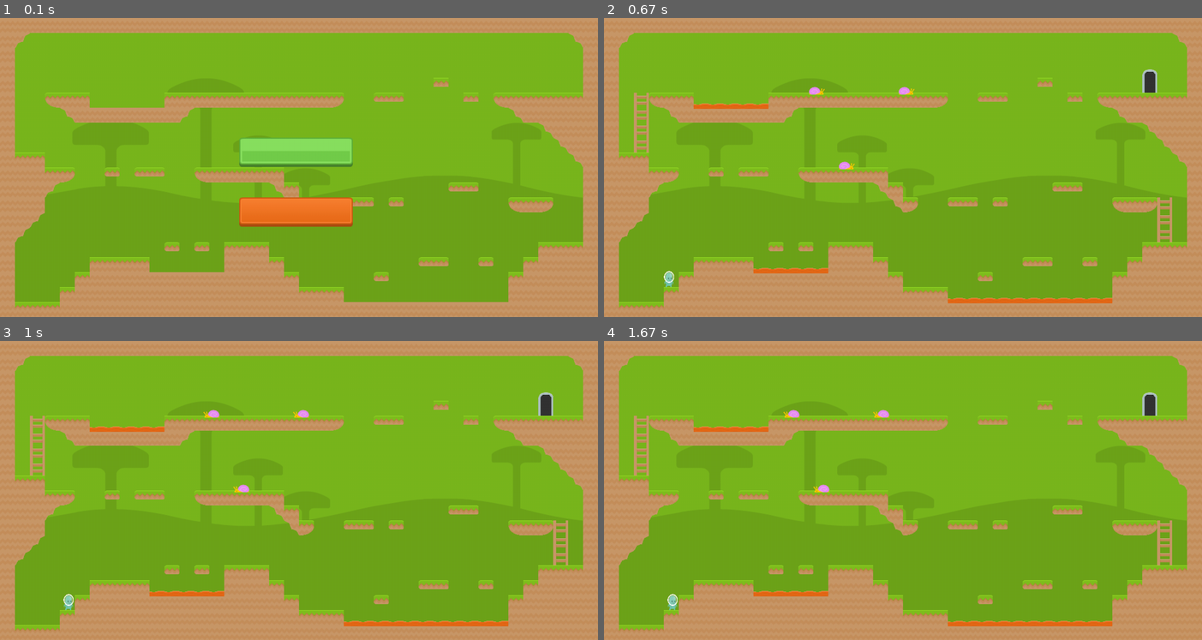
Above: before the commit, frames 1-4 (two rows, left to right).
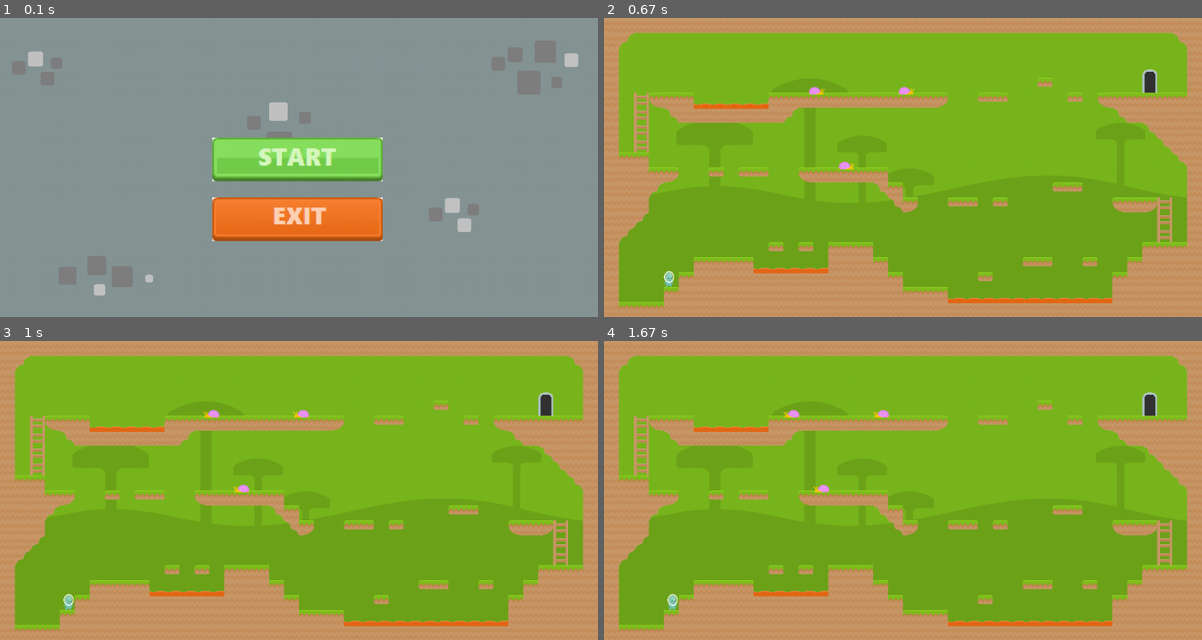
Above: after the commit, the same moments.

Repository: Dimitry0/My_pygame_project
Game: pygame game, started from game.py
Two runs of this game, one before a commit and one after it. Both use one fixed random seed, a clock stepped at 60 frames per second and the inputs below.
Inputs (mouse positions are in pixels of both pictures, inside the frame that each line leads up to):
- Up to frame 1 (0.1 s): no input
- Up to frame 2 (0.67 s): press the mouse at (903, 158) at 0.37 s; move the mouse to (926, 125) at 0.47 s; release the mouse at (956, 95) at 0.6 s
- Up to frame 3 (1 s): hold Right from 0.67 s (still down); move the mouse to (275, 406) at 0.7 s
- Up to frame 4 (1.67 s): release Right at 1.13 s

The runs differ from the first frame. In frame 1, 98% of the frame differs, in the area x 0-100%, y 0-100%; in frame 2, nothing differs; in frame 3, nothing differs; in frame 4, nothing differs.

Commit message:
release 1.6

Diff:
--- a/game.py
+++ b/game.py
@@ -3,7 +3,6 @@
 # from pygame.locals import *
 
 pygame.init()
-
 
 clock = pygame.time.Clock()
 fps = 60
@@ -19,14 +18,19 @@
 
 gameover = 0
 main_menu = True
-
+menu_img = pygame.image.load('img/bg_castle.png')
 bg_img = pygame.image.load('img/bg_shroom.png')
 bush = pygame.image.load('img/bush.png')
+font = pygame.font.SysFont('img/Leto Text Sans Defect.otf', 70)
 restart_img = pygame.image.load('img/blue_button0.png')
+restart_img = pygame.transform.scale(restart_img, (285, 73.5))
 start_img = pygame.image.load('img/green_button0.png')
+start_img = pygame.transform.scale(start_img, (285, 73.5))
 exit_img = pygame.image.load('img/red_button0.png')
-
-class Button():
+exit_img = pygame.transform.scale(exit_img, (285, 73.5))
+
+
+class Button:
     def __init__(self, x, y, image):
         self.image = image
         self.rect = self.image.get_rect()
@@ -37,10 +41,10 @@
     def draw(self):
         action = False
 
-        #get mouse position
+        # get mouse position
         pos = pygame.mouse.get_pos()
 
-        #check mouseover and clicked conditions
+        # check mouseover and clicked conditions
         if self.rect.collidepoint(pos):
             if pygame.mouse.get_pressed()[0] == 1 and self.clicked == False:
                 action = True
@@ -49,11 +53,11 @@
         if pygame.mouse.get_pressed()[0] == 0:
             self.clicked = False
 
-
-        #draw button
+        # draw button
         screen.blit(self.image, self.rect)
 
         return action
+
 
 class Player:
     def __init__(self, x, y):
@@ -127,6 +131,7 @@
 
             if pygame.sprite.spritecollide(self, lava_group, False):
                 gameover = -1
+                self.image = self.dead_image
             if pygame.sprite.spritecollide(self, ladder_group, False):
                 self.jumped = False
                 self.vel_y = 0
@@ -137,9 +142,6 @@
                     dy = -5
                 if key[pygame.K_DOWN]:
                     dy = 5
-                #if self.vel_y == 0 and self.direction == 0 and self.jumped == False:
-                    #dy = 0
-
 
             self.rect.x += dx
             self.rect.y += dy
@@ -386,30 +388,53 @@
         self.rect.y = y
 
 
-
 world_data = [
-    [1, 1, 1, 1, 1, 1, 1, 1, 1, 1, 1, 1, 1, 1, 1, 1, 1, 1, 1, 1, 1, 1, 1, 1, 1, 1, 1, 1, 1, 1, 1, 1, 1, 1, 1, 1, 1, 1, 1, 1],
-    [1, 78, 0, 0, 0, 0, 0, 0, 0, 0, 0, 0, 0, 0, 0, 0, 0, 0, 0, 0, 0, 0, 0, 0, 0, 0, 0, 0, 0, 0, 0, 0, 0, 0, 0, 0, 0, 0, 77, 1],
-    [1, 0, 0, 0, 0, 0, 0, 0, 0, 0, 0, 0, 0, 0, 0, 0, 0, 0, 0, 0, 0, 0, 0, 0, 0, 0, 0, 0, 0, 0, 0, 0, 0, 0, 0, 0, 0, 0, 0, 1],
-    [1, 0, 0, 0, 0, 0, 0, 0, 0, 0, 0, 0, 0, 0, 0, 0, 0, 0, 0, 0, 0, 0, 0, 0, 0, 0, 0, 0, 0, 0, 0, 0, 0, 0, 0, 0, 8, 0, 0, 1],
-    [1, 0, 0, 0, 0, 0, 0, 0, 0, 0, 0, 0, 0, 3, 0, 0, 0, 0, 0, 3, 0, 0, 0, 0, 0, 0, 0, 0, 0, 75, 0, 0, 0, 0, 0, 0, 7, 0, 0, 1],
-    [1, 0, 9, 70, 2, 2, 6, 6, 6, 6, 6, 2, 2, 2, 2, 2, 2, 2, 2, 2, 2, 2, 71, 0, 0, 74, 76, 0, 0, 0, 0, 75, 0, 70, 2, 2, 2, 2, 2, 1],
-    [1, 0, 9, 0, 77, 1, 1, 1, 1, 1, 1, 1, 78, 0, 0, 0, 0, 0, 0, 0, 0, 0, 0, 0, 0, 0, 0, 0, 0, 0, 0, 0, 0, 0, 77, 1, 1, 1, 1, 1],
-    [1, 0, 9, 0, 0, 0, 0, 0, 0, 0, 0, 0, 0, 0, 0, 0, 0, 0, 0, 0, 0, 0, 0, 0, 0, 0, 0, 0, 0, 0, 0, 0, 0, 0, 0, 0, 77, 1, 1, 1],
-    [1, 0, 9, 0, 0, 0, 0, 0, 0, 0, 0, 0, 0, 0, 0, 0, 0, 0, 0, 0, 0, 0, 0, 0, 0, 0, 0, 0, 0, 0, 0, 0, 0, 0, 0, 0, 0, 77, 1, 1],
-    [1, 2, 2, 0, 0, 0, 0, 0, 0, 0, 0, 0, 0, 0, 0, 3, 0, 0, 0, 0, 0, 0, 0, 0, 0, 0, 0, 0, 0, 0, 0, 0, 0, 0, 0, 0, 0, 0, 77, 1],
-    [1, 1, 1, 2, 71, 0, 0, 73, 0, 74, 76, 0, 0, 70, 2, 2, 2, 2, 2, 0, 0, 0, 0, 0, 0, 0, 0, 0, 0, 0, 0, 0, 0, 0, 0, 0, 0, 0, 0, 1],
-    [1, 1, 1, 78, 0, 0, 0, 0, 0, 0, 0, 0, 0, 0, 0, 0, 0, 0, 77, 2, 0, 0, 0, 0, 0, 0, 0, 0, 0, 0, 74, 76, 0, 0, 0, 0, 0, 0, 0, 1],
-    [1, 1, 1, 0, 0, 0, 0, 0, 0, 0, 0, 0, 0, 0, 0, 0, 0, 0, 0, 77, 71, 0, 0, 74, 76, 0, 73, 0, 0, 0, 0, 0, 0, 0, 70, 2, 71, 9, 0, 1],
-    [1, 1, 78, 0, 0, 0, 0, 0, 0, 0, 0, 0, 0, 0, 0, 0, 0, 0, 0, 0, 0, 0, 0, 0, 0, 0, 0, 0, 0, 0, 0, 0, 0, 0, 0, 0, 0, 9, 0, 1],
-    [1, 78, 0, 0, 0, 0, 0, 0, 0, 0, 0, 0, 0, 0, 0, 0, 0, 0, 0, 0, 0, 0, 0, 0, 0, 0, 0, 0, 0, 0, 0, 0, 0, 0, 0, 0, 0, 9, 0, 1],
-    [1, 0, 0, 0, 0, 0, 0, 0, 0, 0, 0, 73, 0, 73, 0, 2, 2, 2, 0, 0, 0, 0, 0, 0, 0, 0, 0, 0, 0, 0, 0, 0, 0, 0, 0, 0, 2, 2, 2, 1],
-    [1, 0, 0, 0, 0, 0, 2, 2, 2, 2, 6, 6, 6, 6, 6, 1, 1, 1, 2, 0, 0, 0, 0, 0, 0, 0, 0, 0, 74, 76, 0, 0, 73, 0, 0, 2, 1, 1, 1, 1],
-    [1, 0, 0, 0, 0, 2, 1, 1, 1, 1, 1, 1, 1, 1, 1, 1, 1, 1, 1, 2, 0, 0, 0, 0, 0, 73, 0, 0, 0, 0, 0, 0, 0, 0, 2, 1, 1, 1, 1, 1],
-    [1, 0, 0, 0, 2, 1, 1, 1, 1, 1, 1, 1, 1, 1, 1, 1, 1, 1, 1, 1, 2, 2, 2, 6, 6, 6, 6, 6, 6, 6, 6, 6, 6, 6, 1, 1, 1, 1, 1, 1],
-    [1, 2, 2, 2, 1, 1, 1, 1, 1, 1, 1, 1, 1, 1, 1, 1, 1, 1, 1, 1, 1, 1, 1, 1, 1, 1, 1, 1, 1, 1, 1, 1, 1, 1, 1, 1, 1, 1, 1, 1]
+    [1, 1, 1, 1, 1, 1, 1, 1, 1, 1, 1, 1, 1, 1, 1, 1, 1, 1, 1, 1, 1, 1, 1, 1, 1, 1, 1, 1, 1, 1, 1, 1, 1, 1, 1, 1, 1, 1,
+     1, 1],
+    [1, 78, 0, 0, 0, 0, 0, 0, 0, 0, 0, 0, 0, 0, 0, 0, 0, 0, 0, 0, 0, 0, 0, 0, 0, 0, 0, 0, 0, 0, 0, 0, 0, 0, 0, 0, 0, 0,
+     77, 1],
+    [1, 0, 0, 0, 0, 0, 0, 0, 0, 0, 0, 0, 0, 0, 0, 0, 0, 0, 0, 0, 0, 0, 0, 0, 0, 0, 0, 0, 0, 0, 0, 0, 0, 0, 0, 0, 0, 0,
+     0, 1],
+    [1, 0, 0, 0, 0, 0, 0, 0, 0, 0, 0, 0, 0, 0, 0, 0, 0, 0, 0, 0, 0, 0, 0, 0, 0, 0, 0, 0, 0, 0, 0, 0, 0, 0, 0, 0, 8, 0,
+     0, 1],
+    [1, 0, 0, 0, 0, 0, 0, 0, 0, 0, 0, 0, 0, 3, 0, 0, 0, 0, 0, 3, 0, 0, 0, 0, 0, 0, 0, 0, 0, 75, 0, 0, 0, 0, 0, 0, 7, 0,
+     0, 1],
+    [1, 0, 9, 70, 2, 2, 6, 6, 6, 6, 6, 2, 2, 2, 2, 2, 2, 2, 2, 2, 2, 2, 71, 0, 0, 74, 76, 0, 0, 0, 0, 75, 0, 70, 2, 2,
+     2, 2, 2, 1],
+    [1, 0, 9, 0, 77, 1, 1, 1, 1, 1, 1, 1, 78, 0, 0, 0, 0, 0, 0, 0, 0, 0, 0, 0, 0, 0, 0, 0, 0, 0, 0, 0, 0, 0, 77, 1, 1,
+     1, 1, 1],
+    [1, 0, 9, 0, 0, 0, 0, 0, 0, 0, 0, 0, 0, 0, 0, 0, 0, 0, 0, 0, 0, 0, 0, 0, 0, 0, 0, 0, 0, 0, 0, 0, 0, 0, 0, 0, 77, 1,
+     1, 1],
+    [1, 0, 9, 0, 0, 0, 0, 0, 0, 0, 0, 0, 0, 0, 0, 0, 0, 0, 0, 0, 0, 0, 0, 0, 0, 0, 0, 0, 0, 0, 0, 0, 0, 0, 0, 0, 0, 77,
+     1, 1],
+    [1, 2, 2, 0, 0, 0, 0, 0, 0, 0, 0, 0, 0, 0, 0, 3, 0, 0, 0, 0, 0, 0, 0, 0, 0, 0, 0, 0, 0, 0, 0, 0, 0, 0, 0, 0, 0, 0,
+     77, 1],
+    [1, 1, 1, 2, 71, 0, 0, 73, 0, 74, 76, 0, 0, 70, 2, 2, 2, 2, 2, 0, 0, 0, 0, 0, 0, 0, 0, 0, 0, 0, 0, 0, 0, 0, 0, 0, 0,
+     0, 0, 1],
+    [1, 1, 1, 78, 0, 0, 0, 0, 0, 0, 0, 0, 0, 0, 0, 0, 0, 0, 77, 2, 0, 0, 0, 0, 0, 0, 0, 0, 0, 0, 74, 76, 0, 0, 0, 0, 0,
+     0, 0, 1],
+    [1, 1, 1, 0, 0, 0, 0, 0, 0, 0, 0, 0, 0, 0, 0, 0, 0, 0, 0, 77, 71, 0, 0, 74, 76, 0, 73, 0, 0, 0, 0, 0, 0, 0, 70, 2,
+     71, 9, 0, 1],
+    [1, 1, 78, 0, 0, 0, 0, 0, 0, 0, 0, 0, 0, 0, 0, 0, 0, 0, 0, 0, 0, 0, 0, 0, 0, 0, 0, 0, 0, 0, 0, 0, 0, 0, 0, 0, 0, 9,
+     0, 1],
+    [1, 78, 0, 0, 0, 0, 0, 0, 0, 0, 0, 0, 0, 0, 0, 0, 0, 0, 0, 0, 0, 0, 0, 0, 0, 0, 0, 0, 0, 0, 0, 0, 0, 0, 0, 0, 0, 9,
+     0, 1],
+    [1, 0, 0, 0, 0, 0, 0, 0, 0, 0, 0, 73, 0, 73, 0, 2, 2, 2, 0, 0, 0, 0, 0, 0, 0, 0, 0, 0, 0, 0, 0, 0, 0, 0, 0, 0, 2, 2,
+     2, 1],
+    [1, 0, 0, 0, 0, 0, 2, 2, 2, 2, 6, 6, 6, 6, 6, 1, 1, 1, 2, 0, 0, 0, 0, 0, 0, 0, 0, 0, 74, 76, 0, 0, 73, 0, 0, 2, 1,
+     1, 1, 1],
+    [1, 0, 0, 0, 0, 2, 1, 1, 1, 1, 1, 1, 1, 1, 1, 1, 1, 1, 1, 2, 0, 0, 0, 0, 0, 73, 0, 0, 0, 0, 0, 0, 0, 0, 2, 1, 1, 1,
+     1, 1],
+    [1, 0, 0, 0, 2, 1, 1, 1, 1, 1, 1, 1, 1, 1, 1, 1, 1, 1, 1, 1, 2, 2, 2, 6, 6, 6, 6, 6, 6, 6, 6, 6, 6, 6, 1, 1, 1, 1,
+     1, 1],
+    [1, 2, 2, 2, 1, 1, 1, 1, 1, 1, 1, 1, 1, 1, 1, 1, 1, 1, 1, 1, 1, 1, 1, 1, 1, 1, 1, 1, 1, 1, 1, 1, 1, 1, 1, 1, 1, 1,
+     1, 1]
 ]
 
+
+def draw_text(text, font, text_col, x, y):
+    img = font.render(text, True, text_col)
+    screen.blit(img, (x, y))
 
 
 player = Player(100, screen_height - 130)
@@ -420,9 +445,10 @@
 door_group = pygame.sprite.Group()
 world = World(world_data)
 
-restart_button = Button(screen_width // 2 - 100, screen_height // 2 - 50, restart_img)
-start_button = Button(screen_width // 2 - 100, screen_height // 2 - 50, start_img)
-exit_button = Button(screen_width // 2 - 100, screen_height // 2 + 50, exit_img)
+restart = Button(screen_width // 2 - 145, screen_height // 2 - 50, restart_img)
+
+start = Button(screen_width // 2 - 145, screen_height // 2 - 50, start_img)
+exit = Button(screen_width // 2 - 145, screen_height // 2 + 50, exit_img)
 
 run = True
 while run:
@@ -434,10 +460,13 @@
     world.draw()
 
     if main_menu:
-        if exit_button.draw():
+        screen.blit(menu_img, (0, 0))
+        if exit.draw():
             run = False
-        if start_button.draw():
+
+        if start.draw():
             main_menu = False
+
     else:
         world.draw()
 
@@ -453,10 +482,13 @@
 
         # if player has died
         if game_over == -1:
-            if restart_button.draw():
+            screen.blit(menu_img, (0, 0))
+            if restart.draw():
+
                 player.reset(100, screen_height - 130)
                 game_over = 0
-            if exit_button.draw():
+            if exit.draw():
+
                 run = False
     for event in pygame.event.get():
         if event.type == pygame.QUIT:
Binary file added: img/bg_castle.png
Binary file changed: img/blue_button0.png
Binary file changed: img/green_button0.png
Binary file changed: img/red_button0.png
